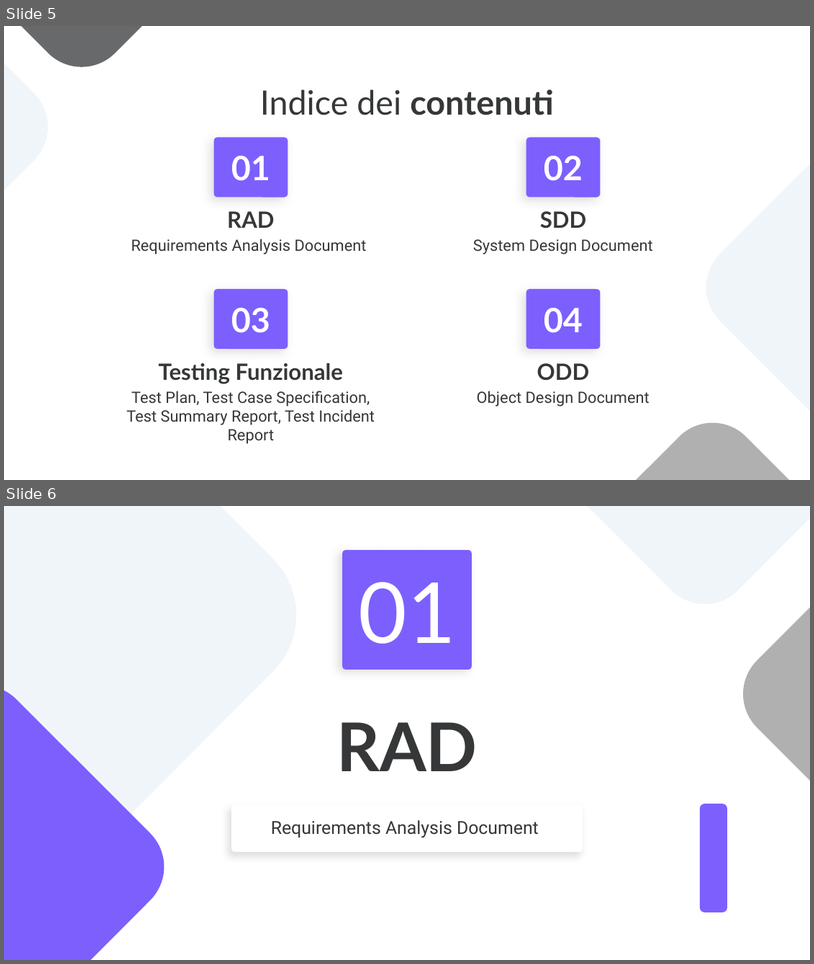
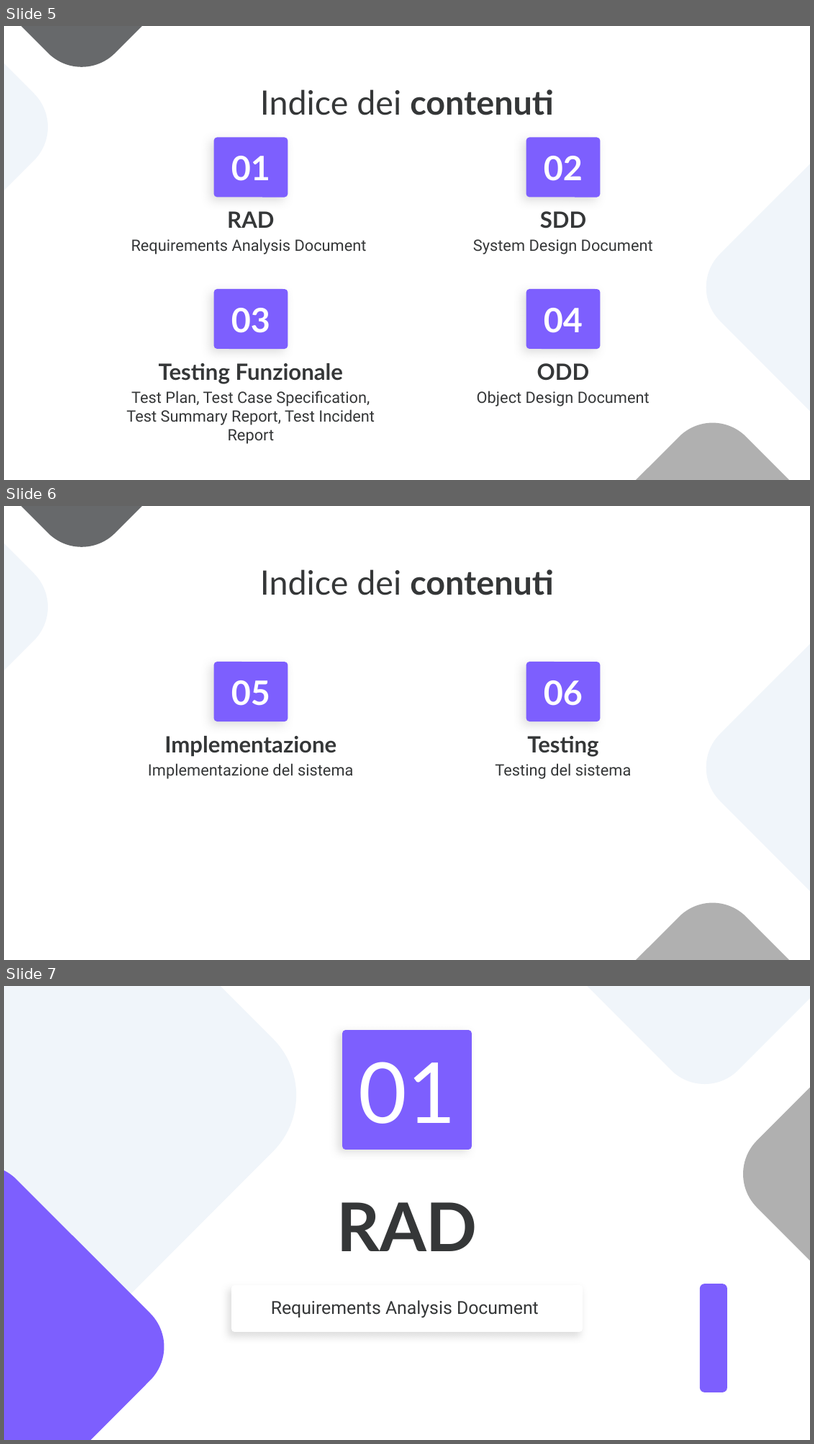
Before and after one commit to notjuary/Bookster_Classe03, a slide deck: DOC/Presentazione.pptx. Shown one above the other, each under a label of ours: slides 5 and 6 before the commit, slides 5, 6 and 7 after it. The pictures are 814x964 and 814x1444 pixels, drawn with LibreOffice and Linux fonts; fonts in the diff are those of the drawing. Boxes give left, top, right and bottom in pixels: in the first picture for what was removed or moved away, otherwise in the second. Text is boxed around its words. In the diff, an @@ line names an element or a change of style, - is before the commit and + after.

```diff
--- a/DOC/Presentazione.pptx
+++ b/DOC/Presentazione.pptx
@@ slide 6 added at (x1=4, y1=506, x2=810, y2=960), background #FFFFFF; not listed: 4 template elements that a slide beside it also shows @@
@@ title added at (x1=260, y1=569, x2=553, y2=595), 30 pt, text #353738 @@
+Indice dei contenuti
@@ title added at (x1=217, y1=665, x2=285, y2=718), fill #7D5FFE, outline #7D5FFE 6 pt, 30 pt, text #FFFFFF, bold @@
+05
@@ title added at (x1=530, y1=665, x2=597, y2=718), fill #7D5FFE, outline #7D5FFE 6 pt, 30 pt, text #FFFFFF, bold @@
+06
@@ title added at (x1=165, y1=736, x2=337, y2=757), 20 pt, text #353738, bold @@
+Implementazione
@@ title added at (x1=527, y1=736, x2=599, y2=757), 20 pt, text #353738, bold @@
+Testing
@@ subtitle added at (x1=148, y1=763, x2=353, y2=779), 14 pt, text #353738 @@
+Implementazione del sistema
@@ subtitle added at (x1=495, y1=763, x2=631, y2=779), 14 pt, text #353738 @@
+Testing del sistema
@@ what was slide 6 is now slide 7 @@
```
Also in this commit, not shown: 1 slide changed, 28 other slides added.
